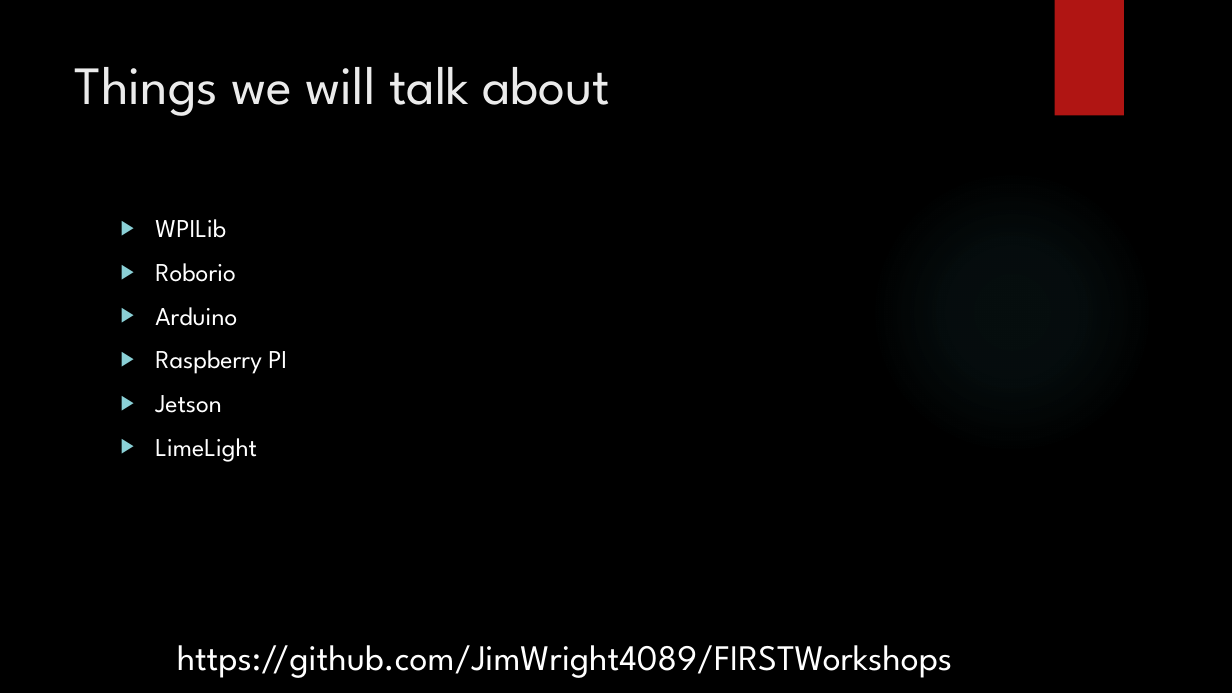
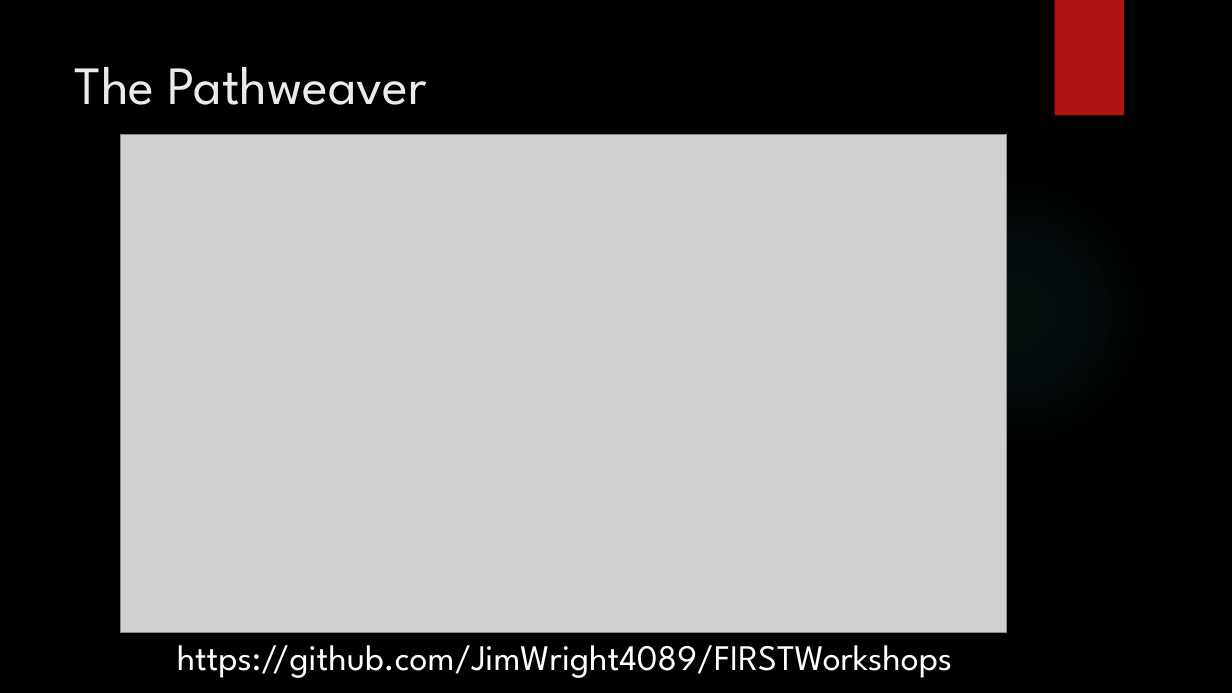
Before and after one commit to JimWright4089/FIRSTWorkshops, a slide deck: slide 12 of FRC/2019/Pathfinding/Pathfinding.pptx (slide 2 before the commit). Drawn at 1232x693 pixels with LibreOffice and Linux fonts; fonts in the diff are those of the drawing; grey boxes stand for pictures; background and template pictures are left out. Boxes give left, top, right and bottom in pixels: in the first picture for what was removed or moved away, otherwise in the second. Text is boxed around its words. In the diff, an @@ line names an element or a change of style, - is before the commit and + after.

```diff
--- a/FRC/2019/Pathfinding/Pathfinding.pptx
+++ b/FRC/2019/Pathfinding/Pathfinding.pptx
@@ title at bbox=[75, 67, 427, 105]: text changed @@
-Things we will talk about
+The Pathweaver
@@ picture added at bbox=[121, 134, 1007, 632] @@
@@ text removed at bbox=[155, 219, 287, 462] @@
-▶ WPILib
-▶ Roborio
-▶ Arduino
-▶ Raspberry PI
-▶ Jetson
-▶ LimeLight
```
Also in this commit, not shown: 10 other slides changed, 13 slides added, 9 slides removed.
